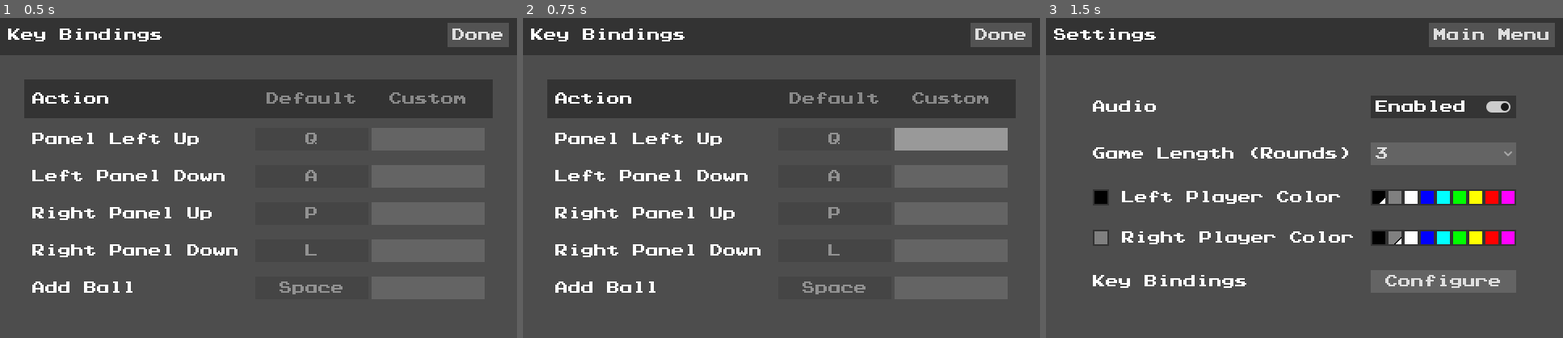
Above: before the commit, frames 1-3 (left to right).
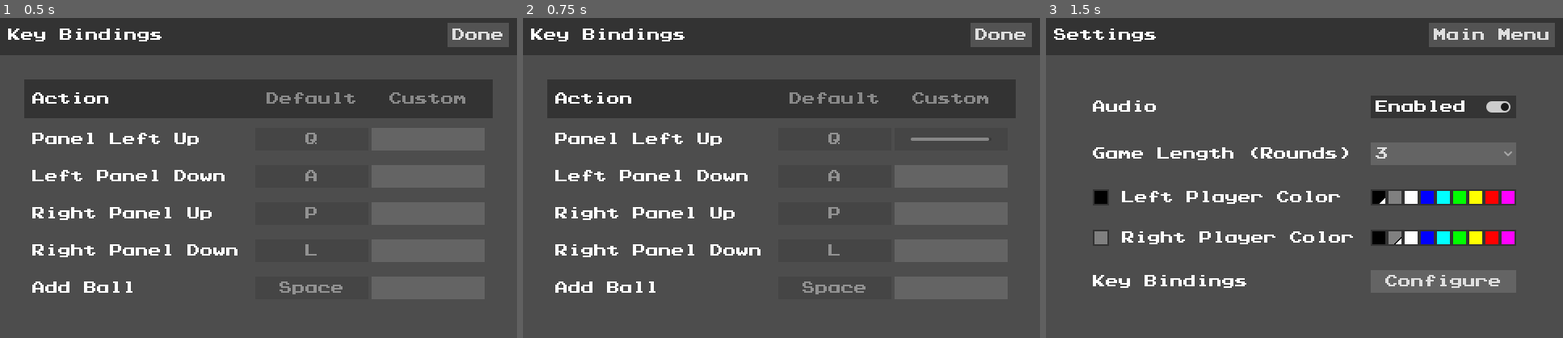
Above: after the commit, the same moments.

Repository: omniuni/Godot_Pong_Gong
Game: Godot game, scene res://Scenes/screen_bindings.tscn
Same seed, same stepped clock (60 frames per second), same inputs: the game is played once before the commit and once after it. This scene is started directly instead of the project's main scene.
Inputs (mouse positions are in pixels of both pictures, inside the frame that each line leads up to):
- Up to frame 1 (0.5 s): no input
- Up to frame 2 (0.75 s): click (952, 139) at 0.52 s
- Up to frame 3 (1.5 s): click "Done" at 1.25 s

Frame 1 is identical in both runs. In frame 2, 1.4% of the frame differs, in the area x 71-94%, y 34-42%; in frame 3, nothing differs.

Commit message:
add input timeout progress bars

Diff:
--- a/Scenes/ui_rebinder.tscn
+++ b/Scenes/ui_rebinder.tscn
@@ -11,6 +11,7 @@
 grow_horizontal = 2
 theme = ExtResource("1_u6rj5")
 script = ExtResource("2_m4dyx")
+Input_Read_Time = 6.0
 
 [node name="MarginContainer" type="MarginContainer" parent="."]
 layout_mode = 1
@@ -38,11 +39,39 @@
 size_flags_horizontal = 3
 alignment = 2
 
-[node name="ButtonDefault" type="Button" parent="MarginContainer/HBoxContainer/HBoxContainer"]
+[node name="ContainerDefault" type="MarginContainer" parent="MarginContainer/HBoxContainer/HBoxContainer"]
+custom_minimum_size = Vector2(140, 0)
+layout_mode = 2
+
+[node name="ButtonDefault" type="Button" parent="MarginContainer/HBoxContainer/HBoxContainer/ContainerDefault"]
 custom_minimum_size = Vector2(140, 0)
 layout_mode = 2
 disabled = true
+text = " "
 
-[node name="ButtonCustom" type="Button" parent="MarginContainer/HBoxContainer/HBoxContainer"]
+[node name="ContainerCustom" type="MarginContainer" parent="MarginContainer/HBoxContainer/HBoxContainer"]
 custom_minimum_size = Vector2(140, 0)
 layout_mode = 2
+
+[node name="ButtonCustom" type="Button" parent="MarginContainer/HBoxContainer/HBoxContainer/ContainerCustom"]
+custom_minimum_size = Vector2(140, 0)
+layout_mode = 2
+text = " "
+
+[node name="ProgressBar" type="ProgressBar" parent="MarginContainer/HBoxContainer/HBoxContainer/ContainerCustom"]
+visible = false
+custom_minimum_size = Vector2(100, 0)
+layout_mode = 2
+size_flags_horizontal = 4
+size_flags_vertical = 4
+max_value = 6.0
+step = 0.1
+value = 3.0
+show_percentage = false
+
+[node name="Timer" type="Timer" parent="."]
+wait_time = 0.2
+autostart = true
+
+[connection signal="pressed" from="MarginContainer/HBoxContainer/HBoxContainer/ContainerCustom/ButtonCustom" to="." method="_on_button_custom_pressed"]
+[connection signal="timeout" from="Timer" to="." method="_on_timer_timeout"]
--- a/Scripts/ui_rebinder.gd
+++ b/Scripts/ui_rebinder.gd
@@ -1,4 +1,8 @@
 extends Control
+
+var read_time: float = 0.0
+
+@export var Input_Read_Time: float = 1.0
 
 @export var Action_to_Rebind: String = "":
 	set(value):
@@ -12,10 +16,17 @@
 		_ready()
 		pass
 
+@onready
+var read_progress: ProgressBar = $MarginContainer/HBoxContainer/HBoxContainer/ContainerCustom/ProgressBar
+@onready
+var button_custom: Button = $MarginContainer/HBoxContainer/HBoxContainer/ContainerCustom/ButtonCustom
+
 func _ready() -> void:
-	var button_default: Button = $MarginContainer/HBoxContainer/HBoxContainer/ButtonDefault
+	var button_default: Button = $MarginContainer/HBoxContainer/HBoxContainer/ContainerDefault/ButtonDefault
 	var rebinder_label: Label = $MarginContainer/HBoxContainer/Label
+
 	rebinder_label.text = ""
+	read_progress.max_value = Input_Read_Time
 
 	InputMap.load_from_project_settings()
 
@@ -36,3 +47,28 @@
 
 
 	pass
+
+func update_progress() -> void:
+	if read_time == 0:
+		return
+	if read_time > 0:
+		read_time = read_time-0.2
+	if read_time < 0:
+		read_time = 0
+	if read_time >= 0:
+		read_progress.value = read_time
+	if read_time == 0:
+		read_progress.visible = false
+		button_custom.disabled = false
+	pass
+
+func _on_timer_timeout() -> void:
+	update_progress()
+	pass
+
+func _on_button_custom_pressed() -> void:
+	read_time = Input_Read_Time
+	read_progress.value = read_time
+	button_custom.disabled = true
+	read_progress.visible = true
+	pass
